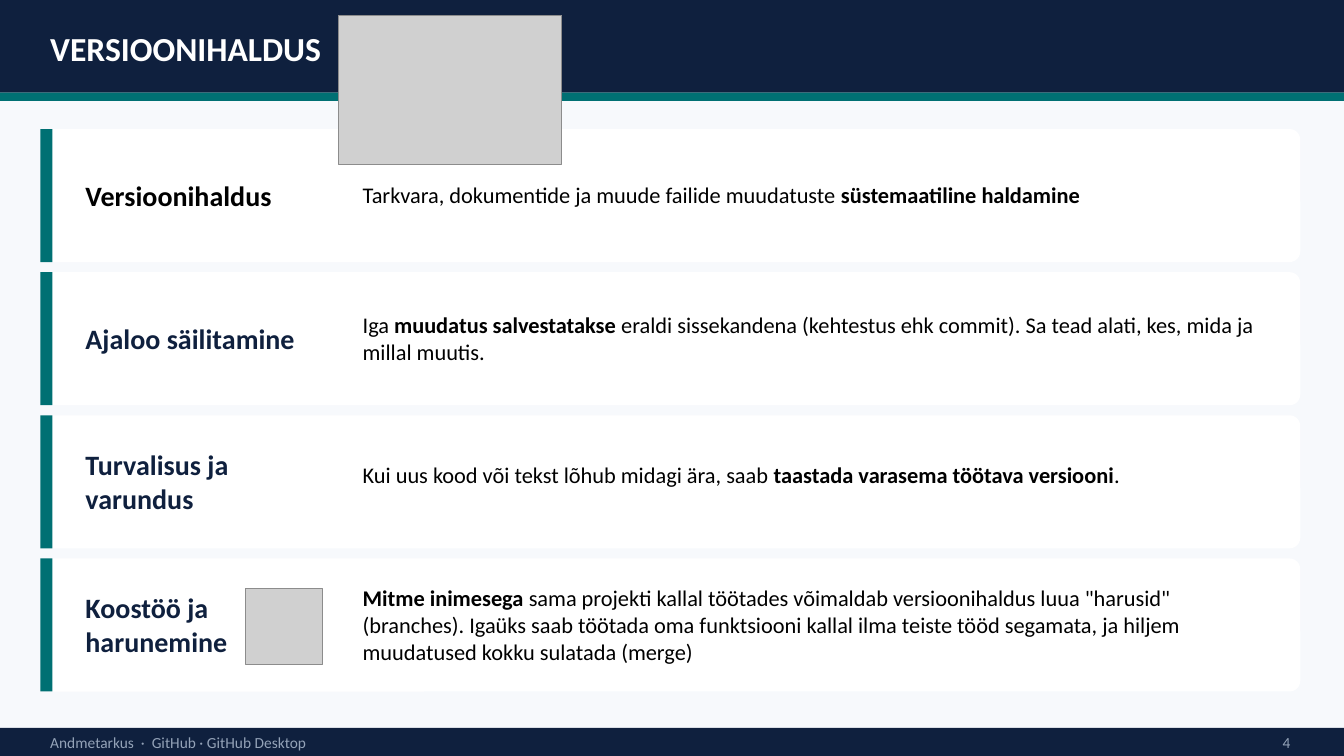
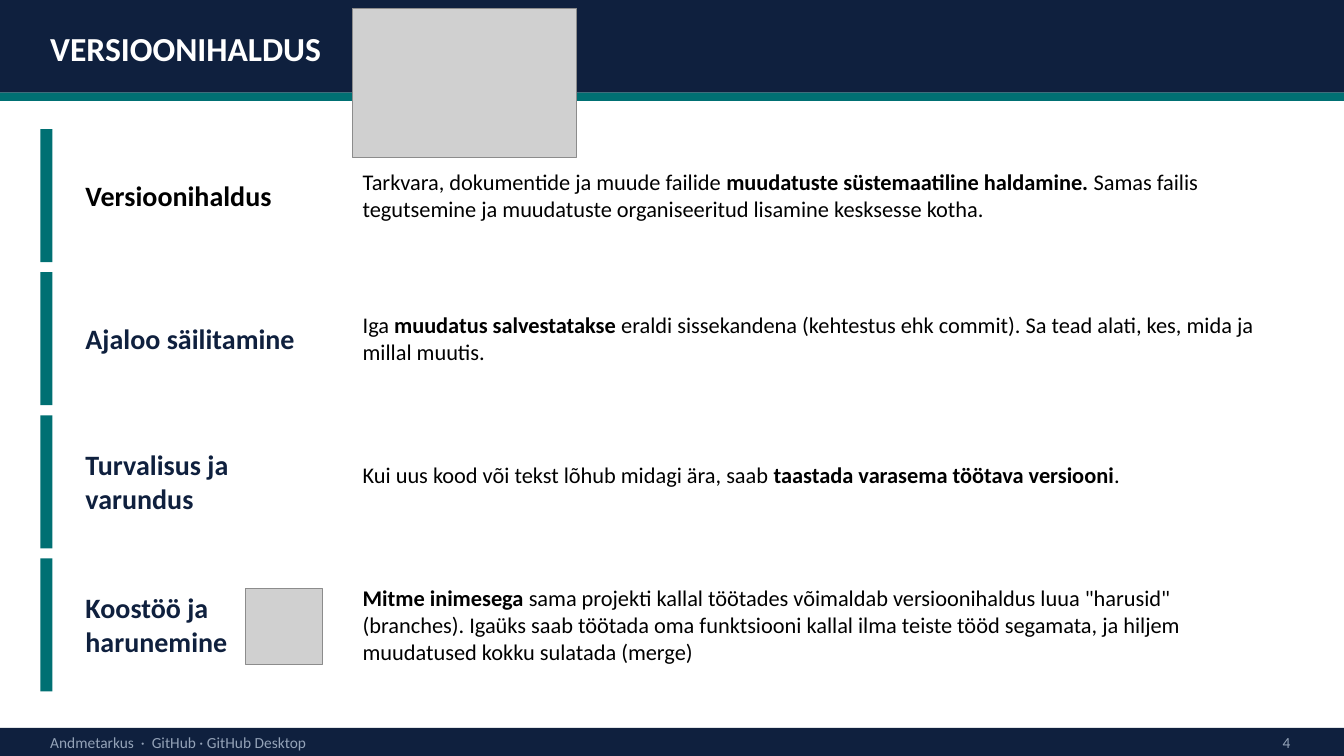
Before and after one commit to emilieabel/andmetarkus, a slide deck: slide 3 of Materjalid/Day15 AI Github/github-desktop-esitlus.pptx. Drawn at 1344x756 pixels with LibreOffice and Linux fonts; fonts in the diff are those of the drawing; grey boxes stand for pictures. Boxes give left, top, right and bottom in pixels: in the first picture for what was removed or moved away, otherwise in the second. Text is boxed around its words. In the diff, an @@ line names an element or a change of style, - is before the commit and + after.

```diff
--- a/Materjalid/Day15 AI Github/github-desktop-esitlus.pptx
+++ b/Materjalid/Day15 AI Github/github-desktop-esitlus.pptx
@@ rectangle removed at box(0, 0, 1344, 756) @@
@@ picture: place and size @@
-picture at box(338, 15, 562, 164)
+picture at box(353, 8, 577, 157)
@@ text at box(363, 174, 1198, 221): text changed @@
-Tarkvara, dokumentide ja muude failide muudatuste süstemaatiline haldamine
+Tarkvara, dokumentide ja muude failide muudatuste süstemaatiline haldamine. Samas failis tegutsemine ja muudatuste organiseeritud lisamine kesksesse kotha.
```
Also in this commit, not shown: 7 other slides changed, 5 slides added, 4 slides removed, 16 other files.
